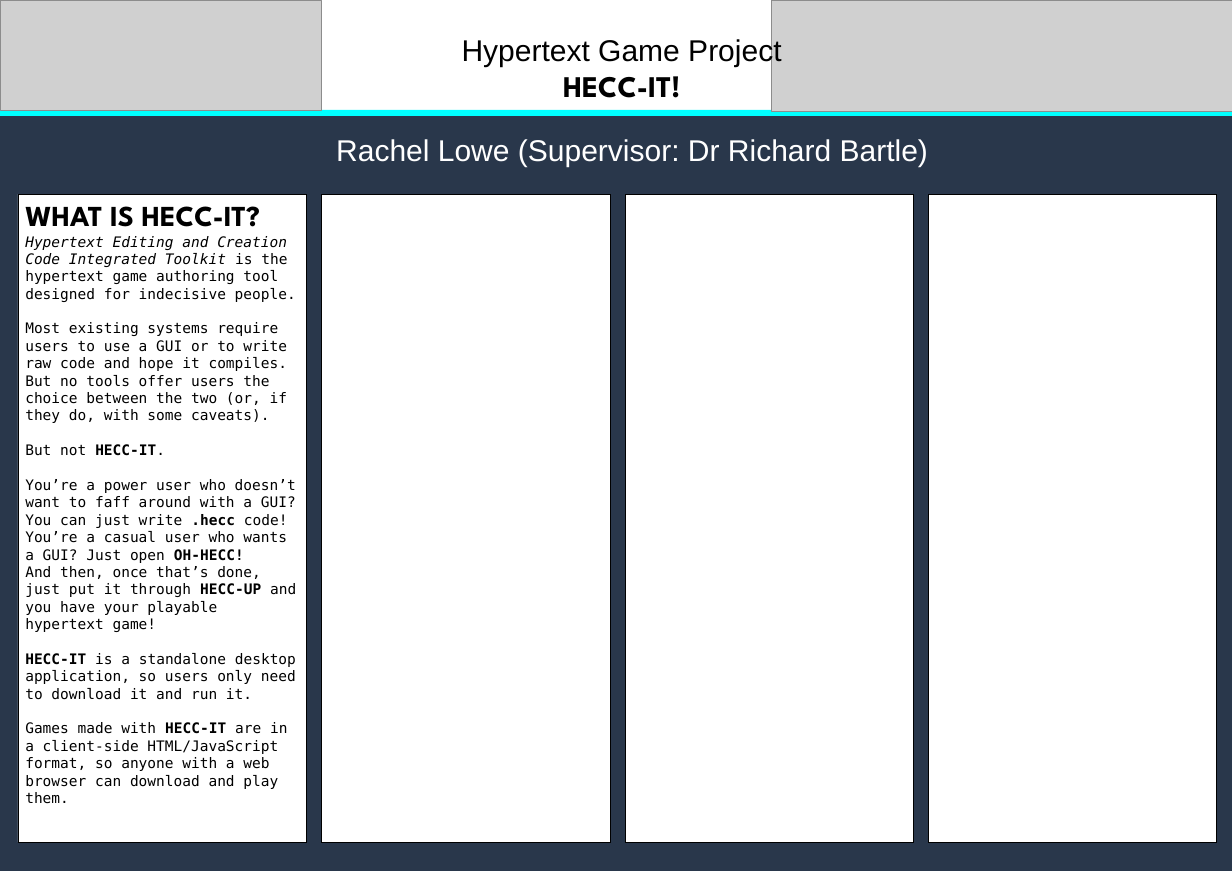
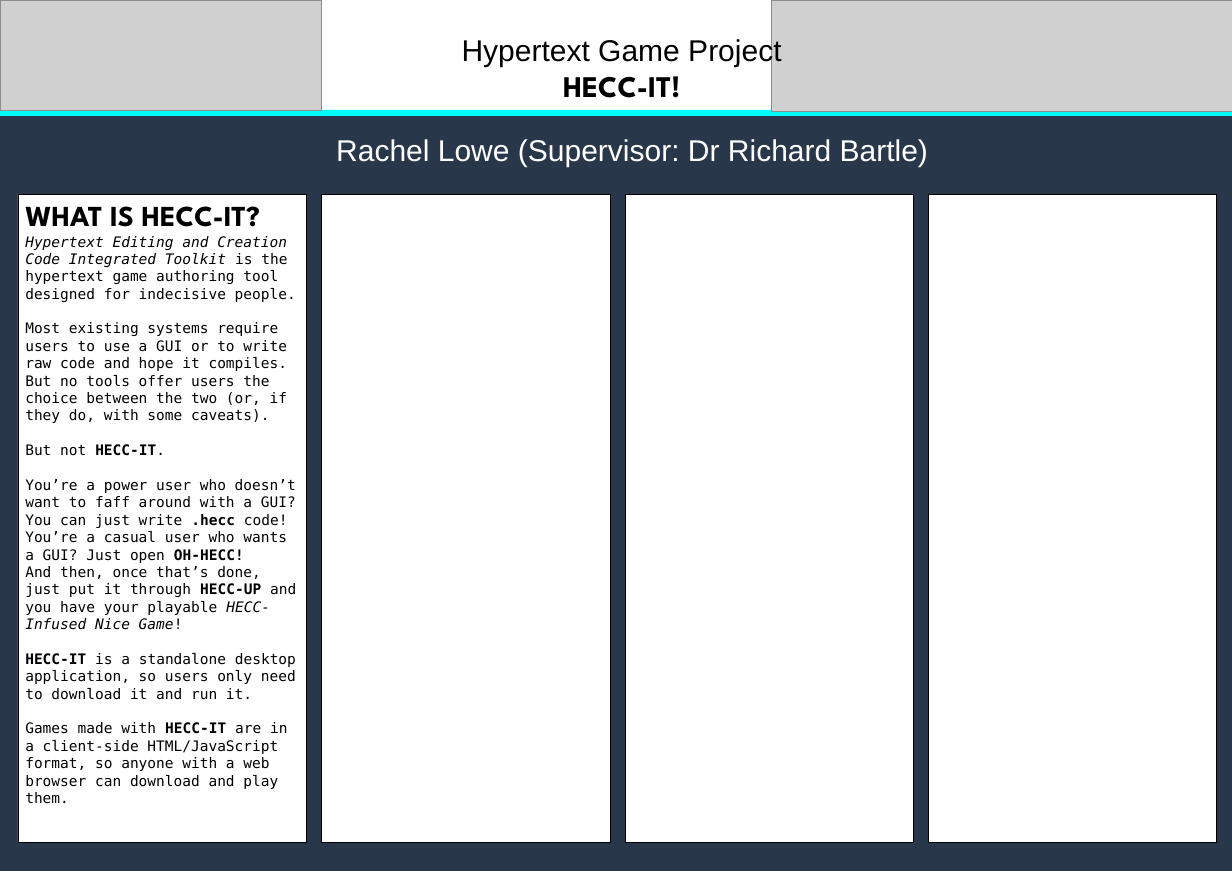
Before and after one commit to 11BelowStudio/HECC-IT, a slide deck: slide 1 of Reports n such/Rachel Lowe CE301 Poster HECC-IT.pptx. Drawn at 1232x871 pixels with LibreOffice and Linux fonts; fonts in the diff are those of the drawing; grey boxes stand for pictures. Boxes give left, top, right and bottom in pixels: in the first picture for what was removed or moved away, otherwise in the second. Text is boxed around its words. In the diff, an @@ line names an element or a change of style, - is before the commit and + after.

Commit message:
More poster work.

```diff
--- a/Reports n such/Rachel Lowe CE301 Poster HECC-IT.pptx
+++ b/Reports n such/Rachel Lowe CE301 Poster HECC-IT.pptx
@@ text in rectangle at [25,566,296,630]: text changed @@
-And then, once that’s done, just put it through HECC-UP and you have your playable hypertext game!
+And then, once that’s done, just put it through HECC-UP and you have your playable HECC-Infused Nice Game!
```
Also in this commit, not shown: 10 other files.
